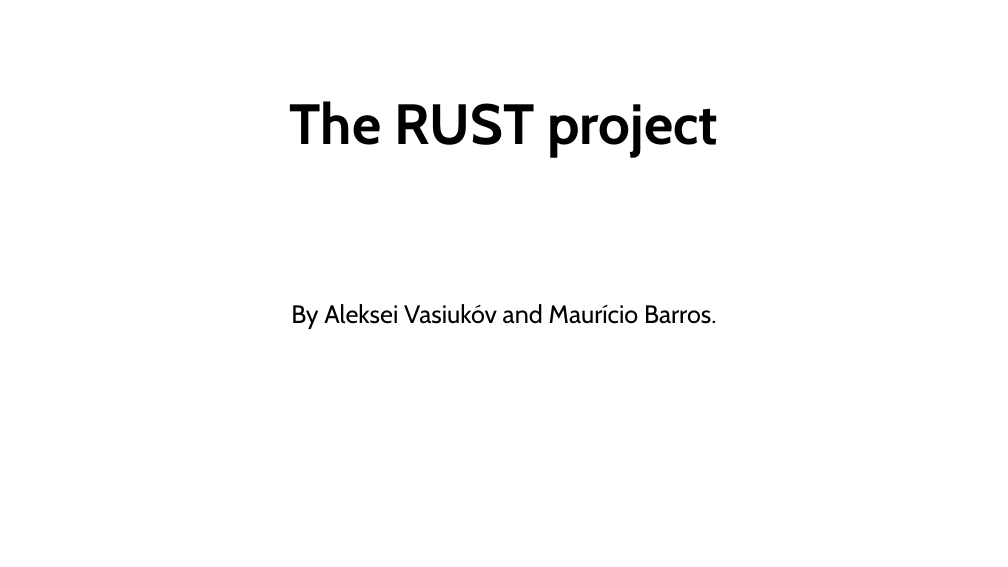
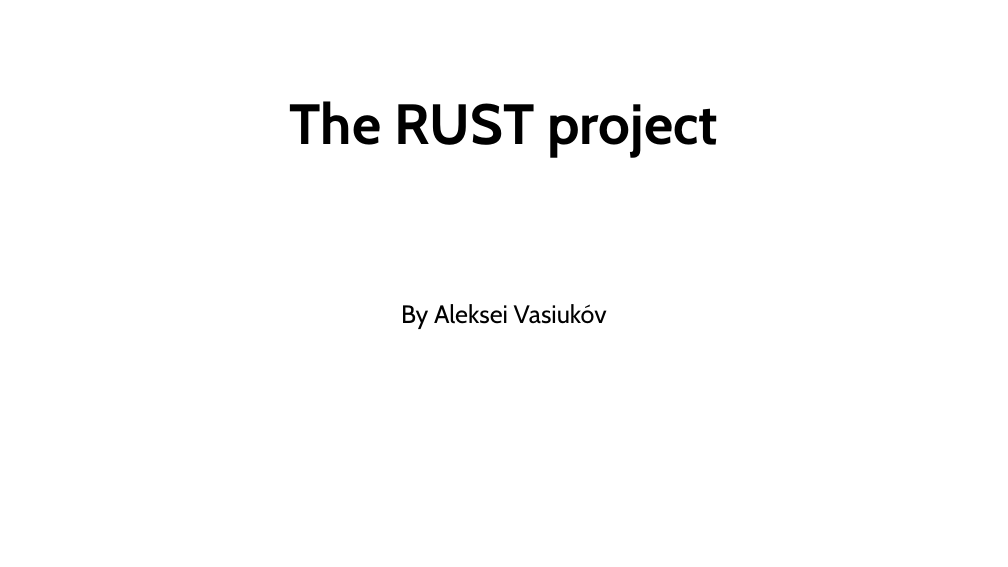
Before and after one commit to AlekseiVasiukov/RustProject, a slide deck: slide 1 of Docs/FinalProject_Rust_Vasiukov_Barros.pptx. Drawn at 1008x567 pixels with LibreOffice and Linux fonts; fonts in the diff are those of the drawing. Boxes give left, top, right and bottom in pixels: in the first picture for what was removed or moved away, otherwise in the second. Text is boxed around its words. In the diff, an @@ line names an element or a change of style, - is before the commit and + after.

```diff
--- a/Docs/FinalProject_Rust_Vasiukov_Barros.pptx
+++ b/Docs/FinalProject_Rust_Vasiukov_Barros.pptx
@@ subtitle at bbox=[401, 304, 607, 329]: text changed @@
-By Aleksei Vasiukóv and Maurício Barros.
+By Aleksei Vasiukóv
```
Also in this commit, not shown: 2 other slides changed, 3 other files.
